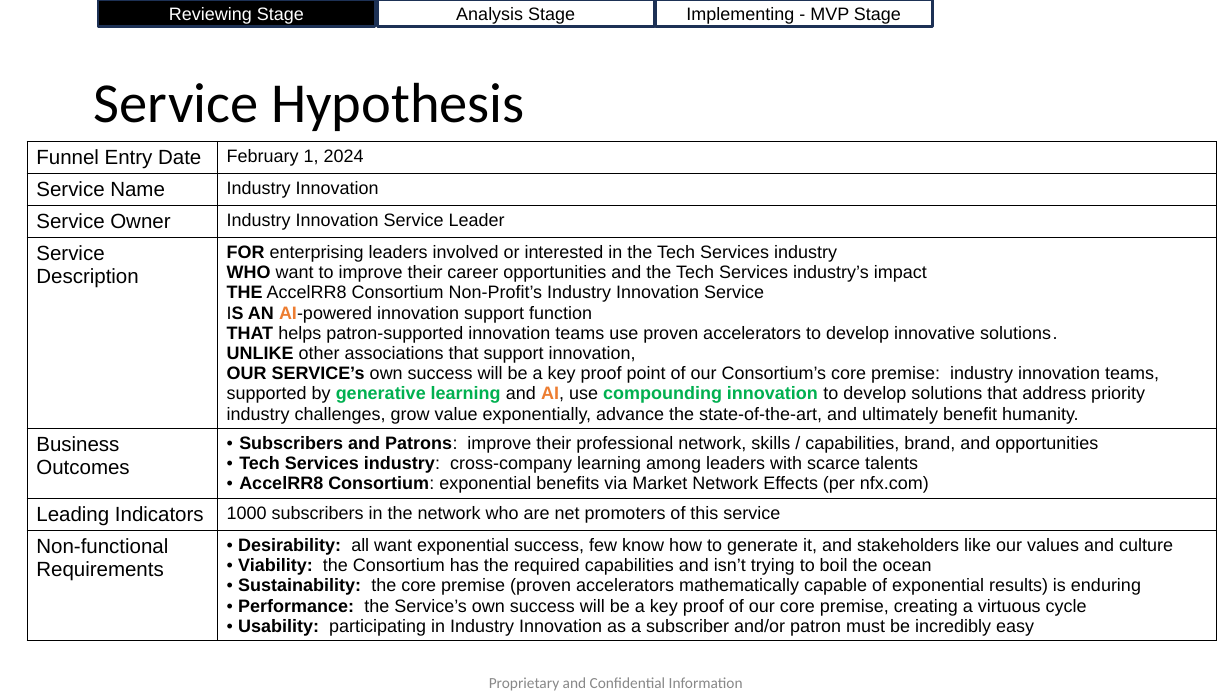
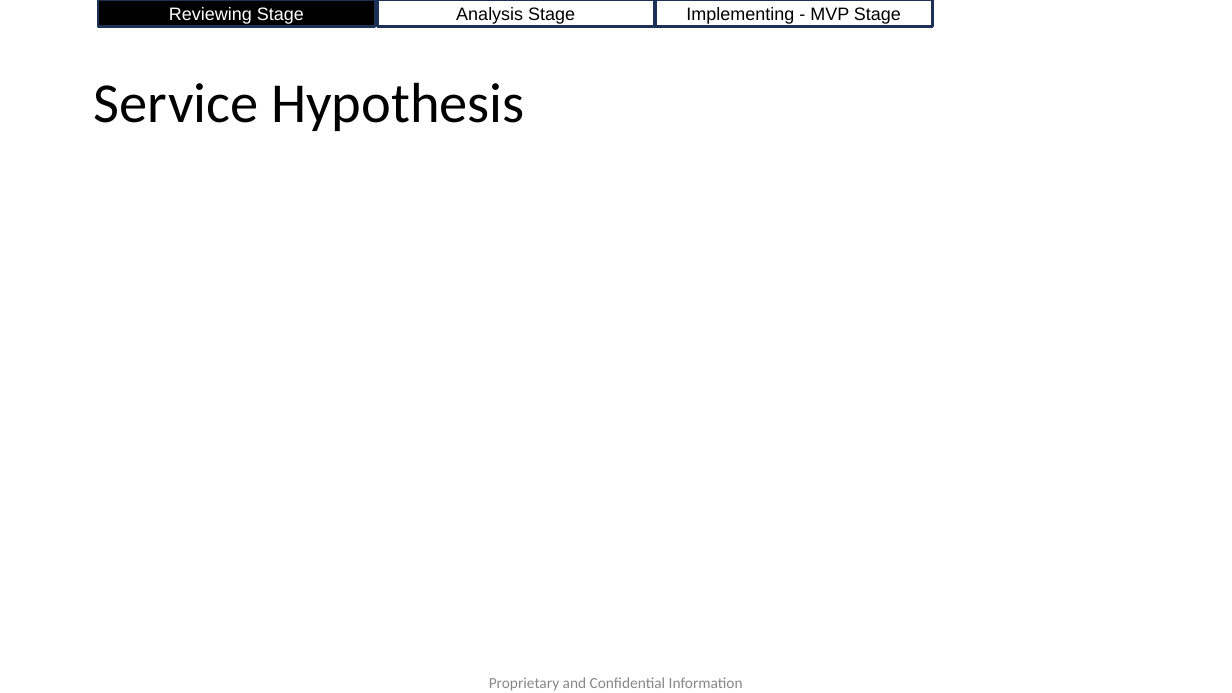
Before and after one commit to AccelRR8-Consortium-NonProfit/Management-Public, a slide deck: slide 3 of docs/2_Value_Creation/2a_Product/Industry_Innovation/Industry_Innovation_v1_Lean_Business_Case.pptx. Drawn at 1232x693 pixels with LibreOffice and Linux fonts; fonts in the diff are those of the drawing; background and template pictures are left out. Boxes give left, top, right and bottom in pixels: in the first picture for what was removed or moved away, otherwise in the second. Text is boxed around its words. In the diff, an @@ line names an element or a change of style, - is before the commit and + after.

Commit message:
Updated the Industry Innovation Deliverables Overview

```diff
--- a/docs/2_Value_Creation/2a_Product/Industry_Innovation/Industry_Innovation_v1_Lean_Business_Case.pptx
+++ b/docs/2_Value_Creation/2a_Product/Industry_Innovation/Industry_Innovation_v1_Lean_Business_Case.pptx
@@ table removed at <box>27,141,1216,671</box>, 7 rows, 2 columns @@
-Funnel Entry Date | February 1, 2024
-Service Name | Industry Innovation
-Service Owner | Industry Innovation Service Leader
-Service Description | FOR enterprising leaders involved or interested in the Tech Services industry / WHO want to improve their career opportunities and the Tech Services industry’s impact / THE AccelRR8 Consortium Non-Profit’s Industry Innovation Service / IS AN AI-powered innovation support function / THAT helps patron-supported innovation teams use proven accelerators to develop innovative solutions. / UNLIKE other associations that support innovation, / OUR SERVICE’s own success will be a key proof point of our Consortium’s core premise: industry innovation teams, supported by generative learning and AI, use compounding innovation to develop solutions that address priority industry challenges, grow value exponentially, advance the state-of-the-art, and ultimately benefit humanity.
-Business Outcomes | Subscribers and Patrons: improve their professional network, skills / capabilities, brand, and opportunities / Tech Services industry: cross-company learning among leaders with scarce talents / AccelRR8 Consortium: exponential benefits via Market Network Effects (per nfx.com)
-Leading Indicators | 1000 subscribers in the network who are net promoters of this service
-Non-functional Requirements | Desirability: all want exponential success, few know how to generate it, and stakeholders like our values and culture / Viability: the Consortium has the required capabilities and isn’t trying to boil the ocean / Sustainability: the core premise (proven accelerators mathematically capable of exponential results) is enduring / Performance: the Service’s own success will be a key proof of our core premise, creating a virtuous cycle / Usability: participating in Industry Innovation as a subscriber and/or patron must be incredibly easy
```
Also in this commit, not shown: 1 other slide changed, 4 slides removed, 6 other files.
